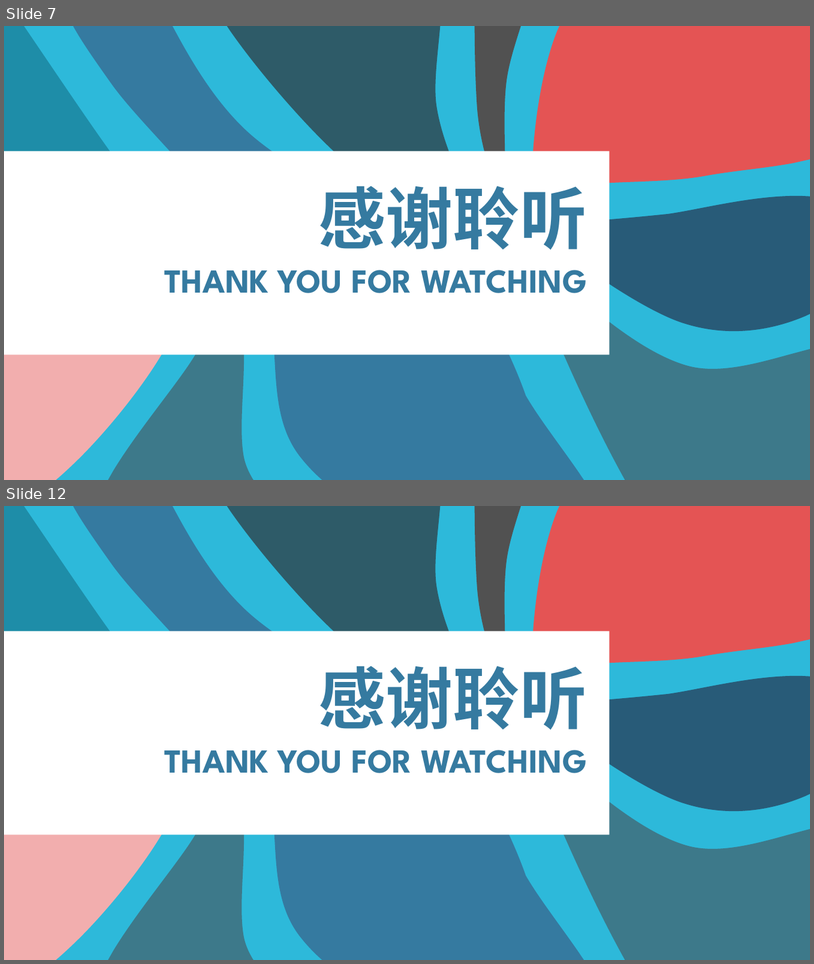
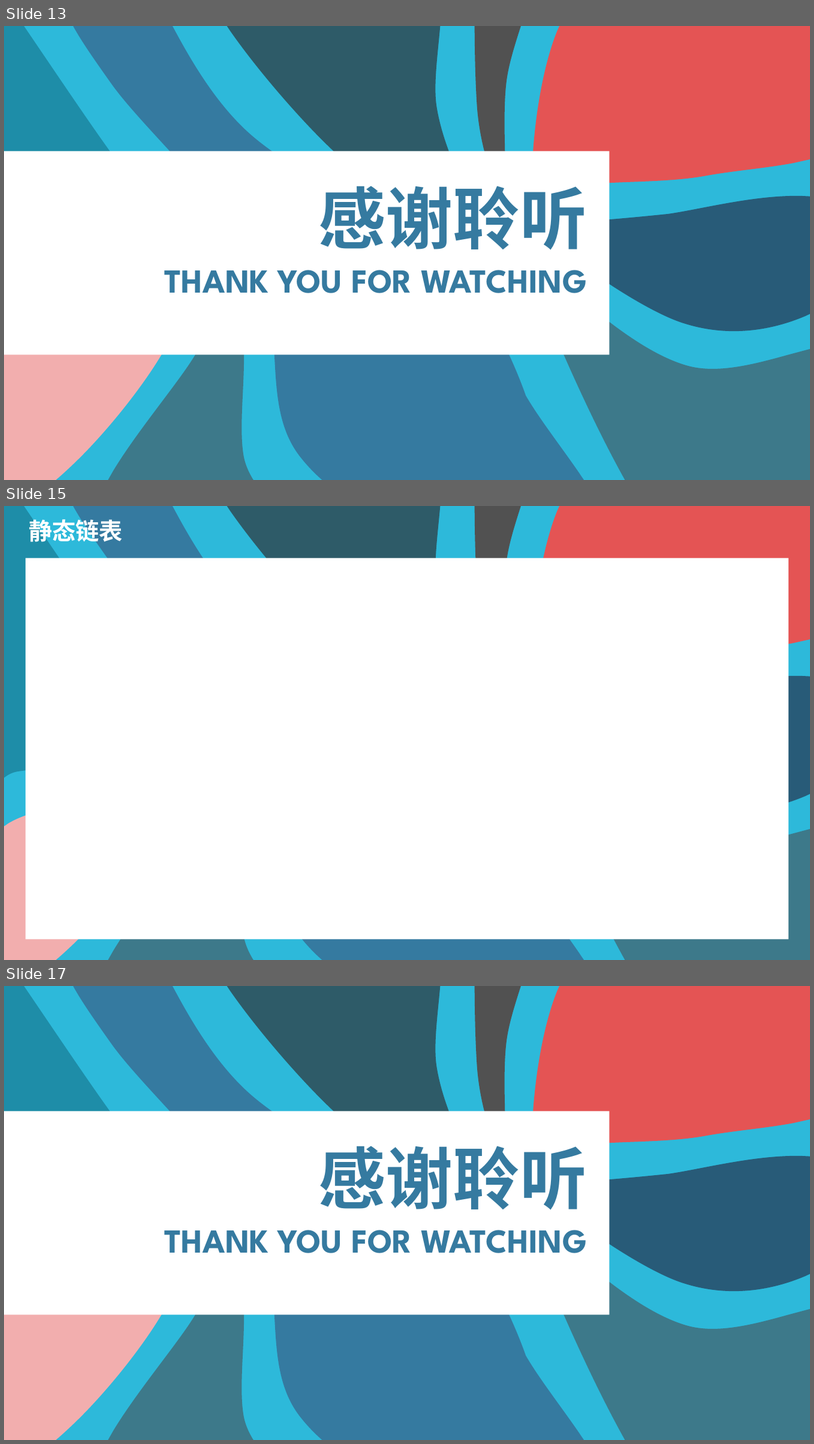
Before and after one commit to StevenEco/ComputerScience, a slide deck: PPT/Data Structure.pptx. Shown one above the other, each under a label of ours: slides 7 and 12 before the commit, slides 13, 15 and 17 after it; the slides between them are not shown. The pictures are 814x964 and 814x1444 pixels, drawn with LibreOffice and Linux fonts; fonts in the diff are those of the drawing. Boxes give left, top, right and bottom in pixels: in the first picture for what was removed or moved away, otherwise in the second. Text is boxed around its words. In the diff, an @@ line names an element or a change of style, - is before the commit and + after.

```diff
--- a/PPT/Data Structure.pptx
+++ b/PPT/Data Structure.pptx
@@ slide 15 added at [4,506,810,960], background #2DB9DA; not listed: 9 template elements that a slide beside it also shows @@
@@ text added at [29,516,123,546], 28 pt, text #FFFFFF, bold @@
+静态链表
@@ rectangle added at [26,558,789,939], fill #FFFFFF @@
@@ what was slide 7 is now slide 13 @@
@@ what was slide 12 is now slide 17 @@
```
Also in this commit, not shown: 8 slides changed, 4 other slides added, 3 other files.
